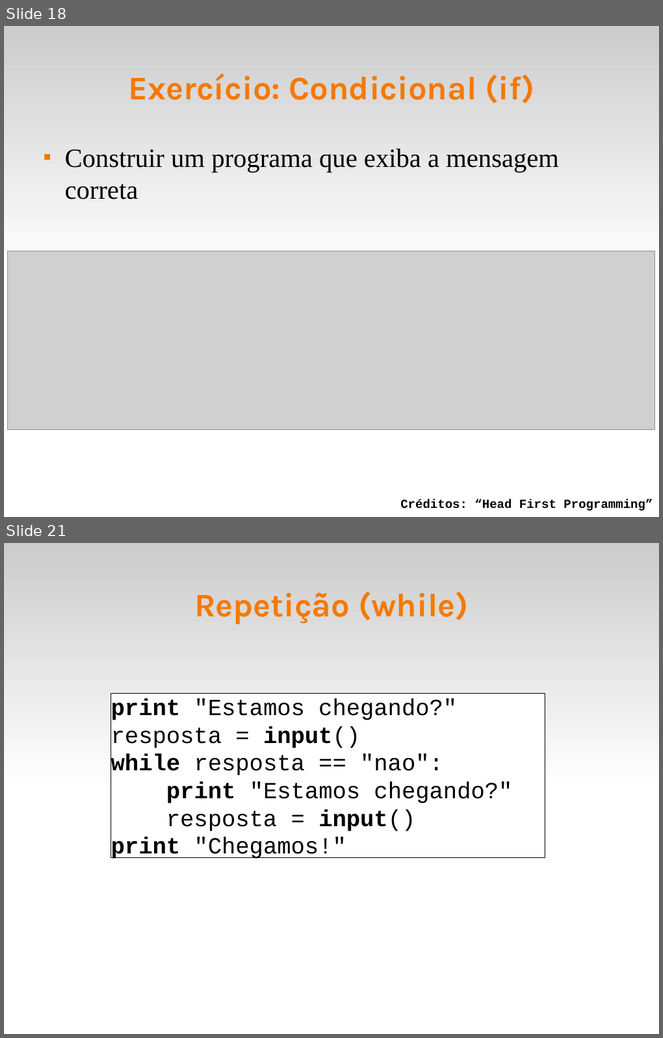
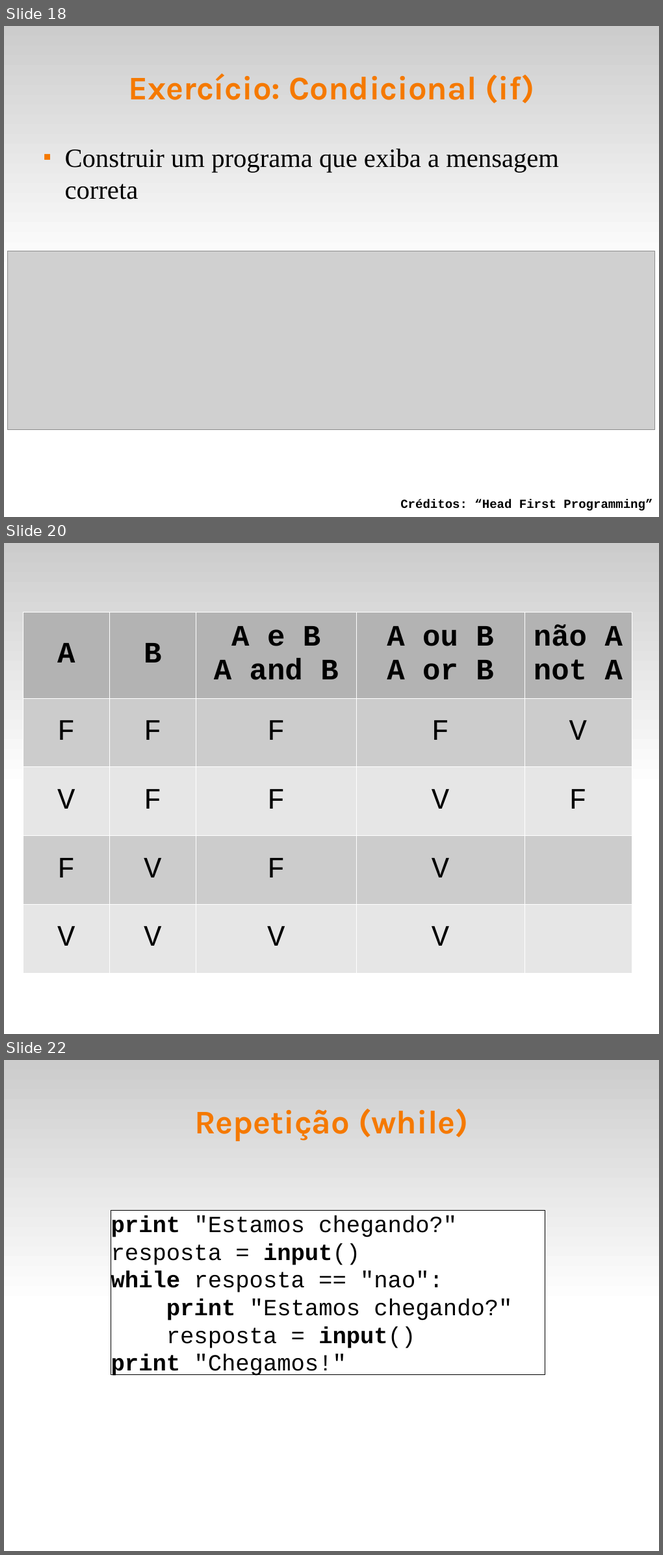
Before and after one commit to fsantanna-uerj/IPD, a slide deck: slides/ipd-03.odp. Shown one above the other, each under a label of ours: slides 18 and 21 before the commit, slides 18, 20 and 22 after it; the slides between them are not shown. The pictures are 663x1038 and 663x1555 pixels, drawn with LibreOffice and Linux fonts; fonts in the diff are those of the drawing; grey boxes stand for pictures. Boxes give left, top, right and bottom in pixels: in the first picture for what was removed or moved away, otherwise in the second. Text is boxed around its words. In the diff, an @@ line names an element or a change of style, - is before the commit and + after.

```diff
--- a/slides/ipd-03.odp
+++ b/slides/ipd-03.odp
@@ slide 20 added at <box>4,543,659,1034</box>, background #FFFFFF; not listed: 1 template element that a slide beside it also shows @@
@@ table added at <box>23,612,633,973</box>, 5 rows, 5 columns @@
+A | B | A e B / A and B | A ou B / A or B | não A / not A
+F | F | F | F | V
+V | F | F | V | F
+F | V | F | V | 
+V | V | V | V | 
@@ what was slide 21 is now slide 22 @@
```
Also in this commit, not shown: 1 slide changed, 5 other files.
